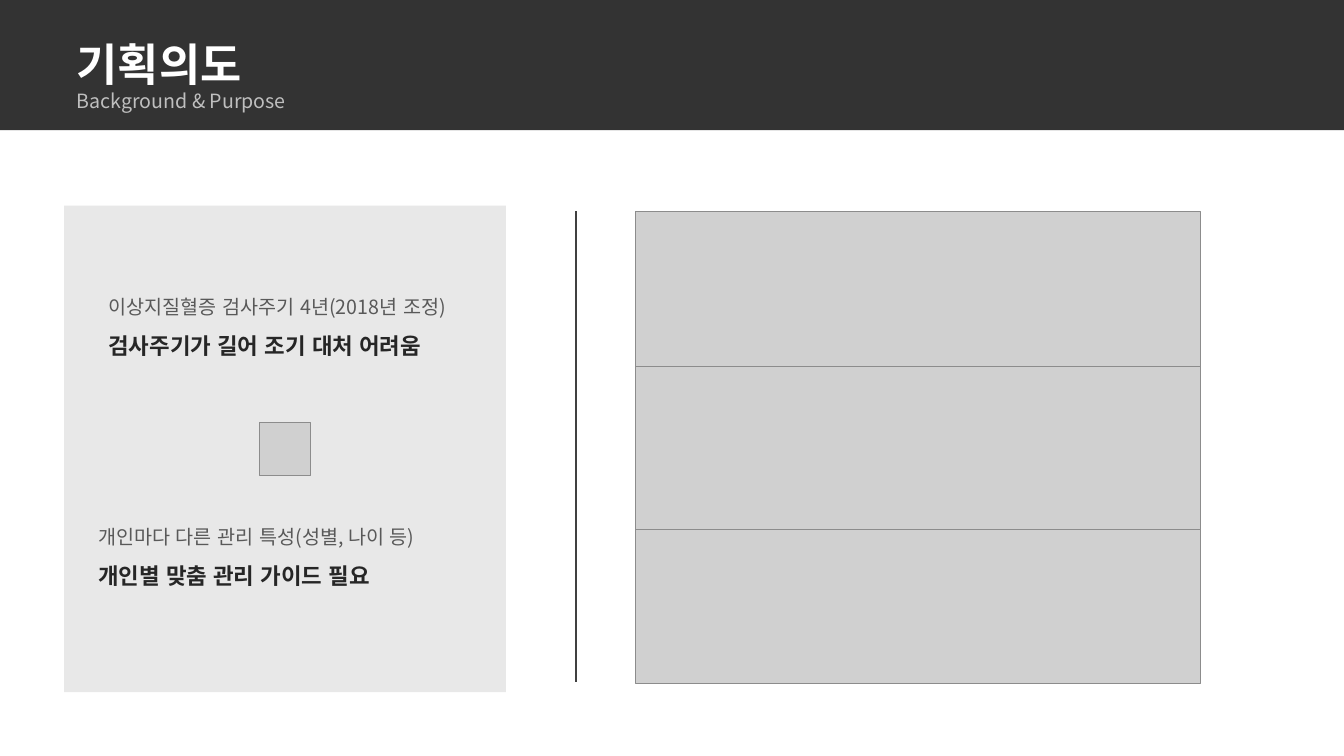
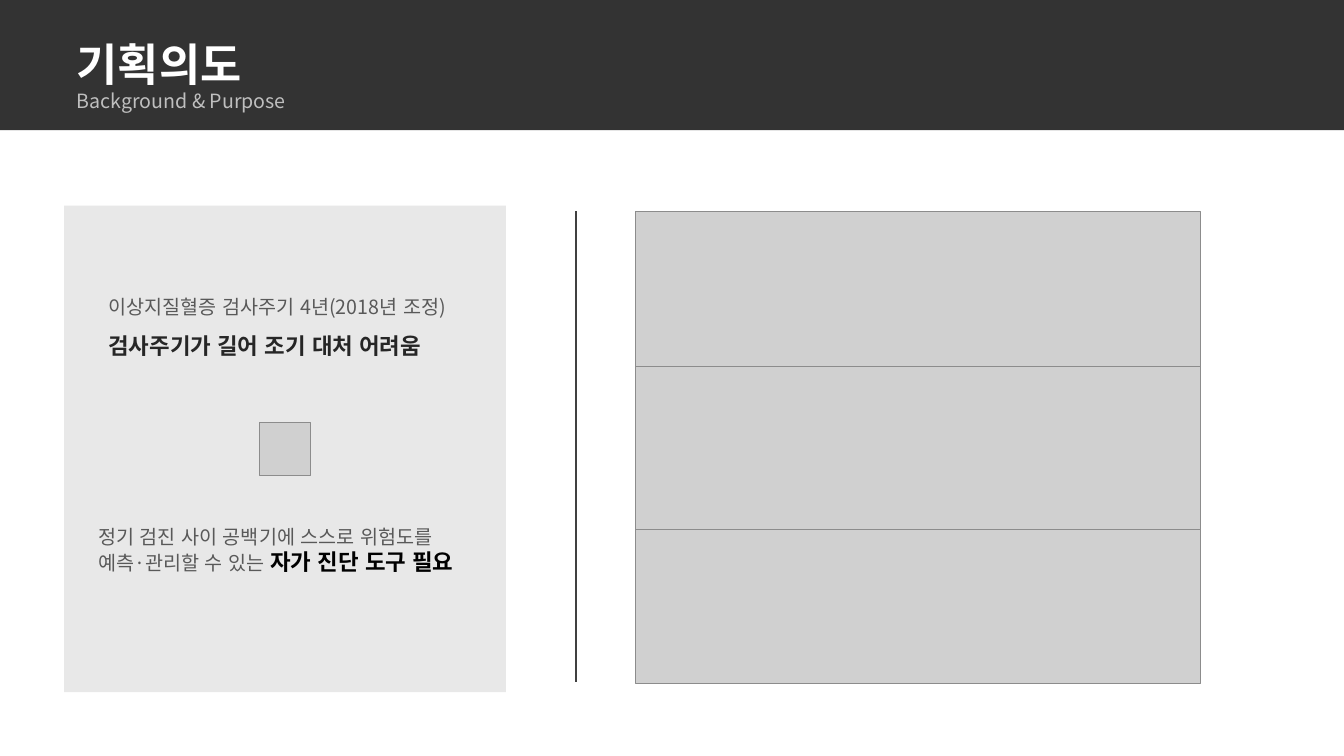
Before and after one commit to dc-inside/LeeSeungChan, a slide deck: slide 3 of 1차 프로젝트/기획/기획서.pptx. Drawn at 1344x756 pixels with LibreOffice and Linux fonts; fonts in the diff are those of the drawing; grey boxes stand for pictures. Boxes give left, top, right and bottom in pixels: in the first picture for what was removed or moved away, otherwise in the second. Text is boxed around its words. In the diff, an @@ line names an element or a change of style, - is before the commit and + after.

Commit message:
기획서 수정

```diff
--- a/1차 프로젝트/기획/기획서.pptx
+++ b/1차 프로젝트/기획/기획서.pptx
@@ text at [98,527,453,572]: text changed @@
-개인마다 다른 관리 특성(성별, 나이 등)
-개인별 맞춤 관리 가이드 필요
+정기 검진 사이 공백기에 스스로 위험도를 예측·관리할 수 있는 자가 진단 도구 필요
```
Also in this commit, not shown: 2 other slides changed, 4 slides removed, 1 other file.
